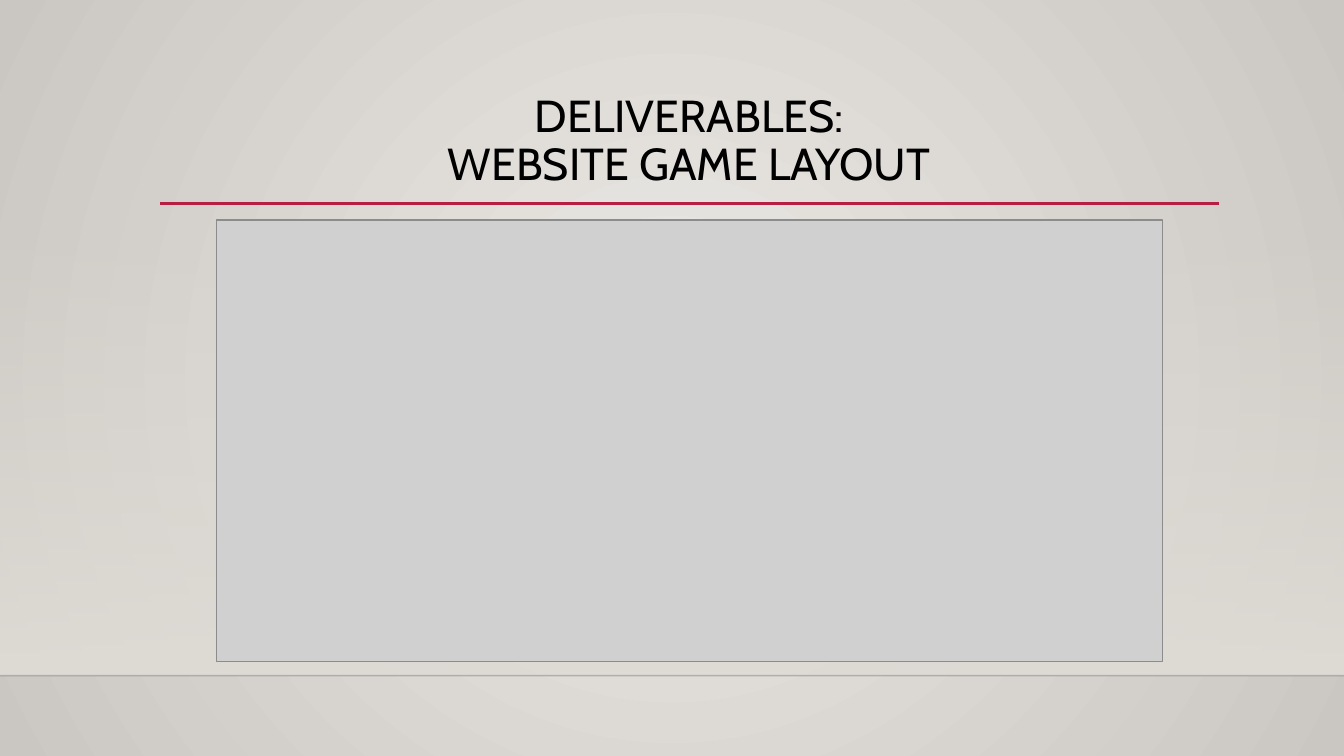
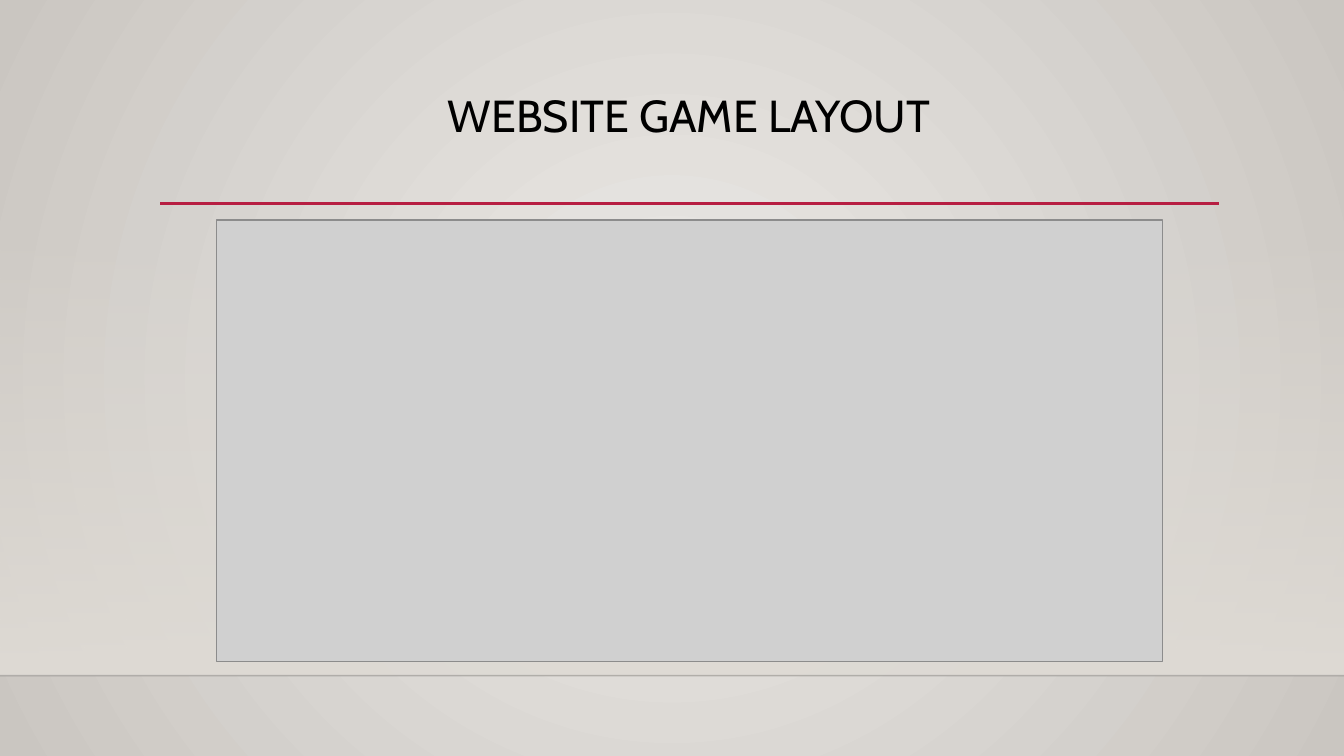
Before and after one commit to s-christian/Fit_or_Fail, a slide deck: slide 8 of Fit or Fail Technical Status Presentation (NEW).pptx. Drawn at 1344x756 pixels with LibreOffice and Linux fonts; fonts in the diff are those of the drawing; grey boxes stand for pictures; background and template pictures are left out. Boxes give left, top, right and bottom in pixels: in the first picture for what was removed or moved away, otherwise in the second. Text is boxed around its words. In the diff, an @@ line names an element or a change of style, - is before the commit and + after.

```diff
--- a/Fit or Fail Technical Status Presentation (NEW).pptx
+++ b/Fit or Fail Technical Status Presentation (NEW).pptx
@@ title at (x1=448, y1=100, x2=930, y2=133): text changed @@
-DELIVERABLES:
-WEBSITE GAME LAYOUT
+WEBSITE GAME LAYOUT
```
Also in this commit, not shown: 7 other slides changed, 2 other files.
